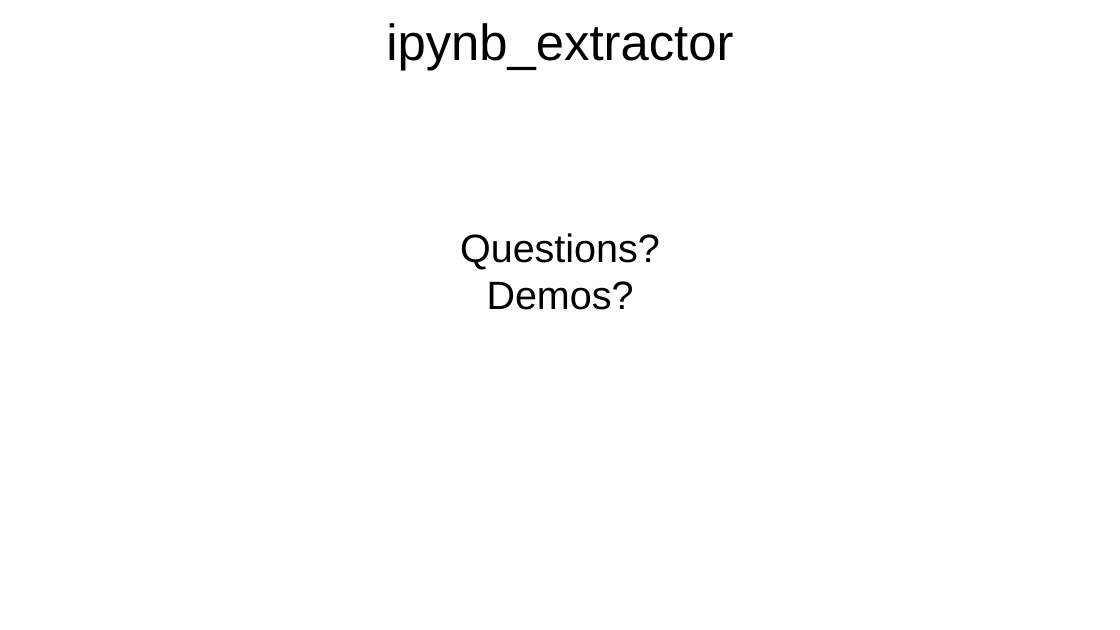
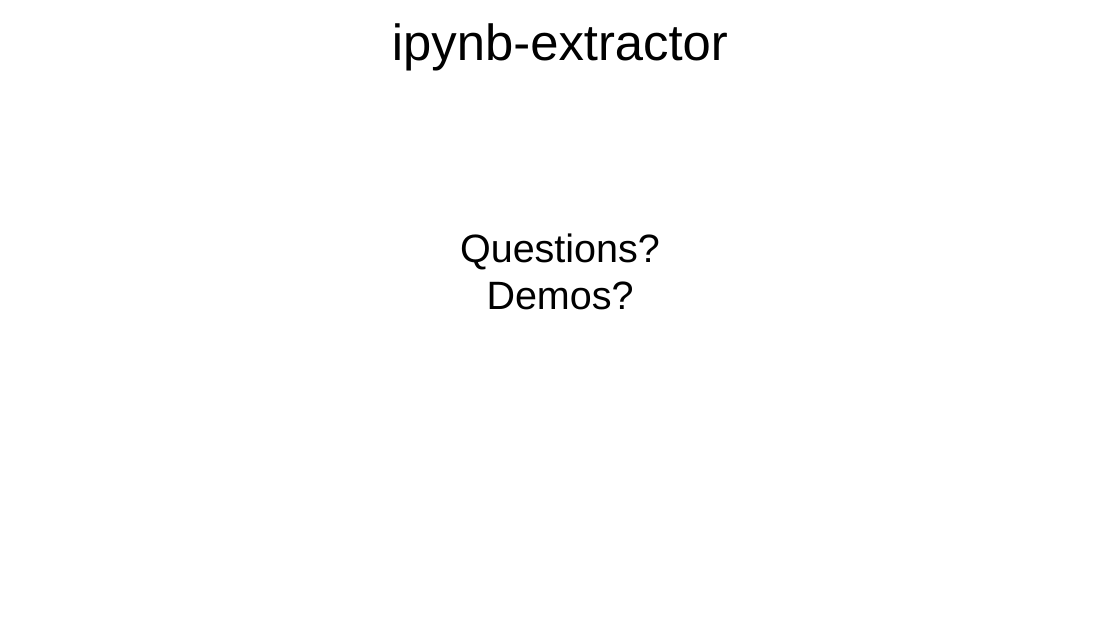
Before and after one commit to irsbugs/ipynb-extractor, a slide deck: slide 14 of ipynb_extractor_presentation.odp. Drawn at 1120x630 pixels with LibreOffice and Linux fonts; fonts in the diff are those of the drawing. Boxes give left, top, right and bottom in pixels: in the first picture for what was removed or moved away, otherwise in the second. Text is boxed around its words. In the diff, an @@ line names an element or a change of style, - is before the commit and + after.

Commit message:
update-extractor

```diff
--- a/ipynb_extractor_presentation.odp
+++ b/ipynb_extractor_presentation.odp
@@ title at box(392, 23, 728, 71): text changed @@
-ipynb_extractor
+ipynb-extractor
```
Also in this commit, not shown: 9 other slides changed.
